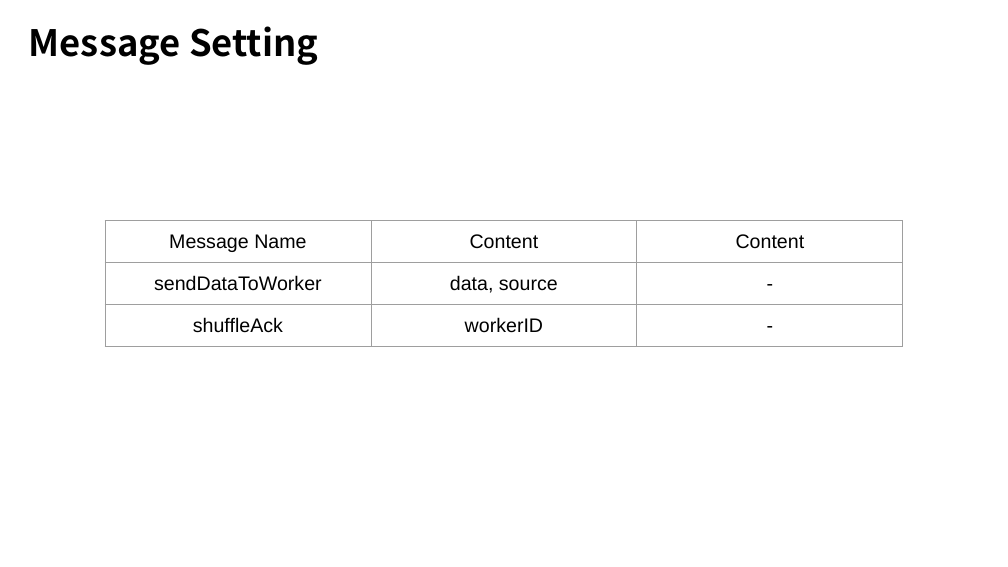
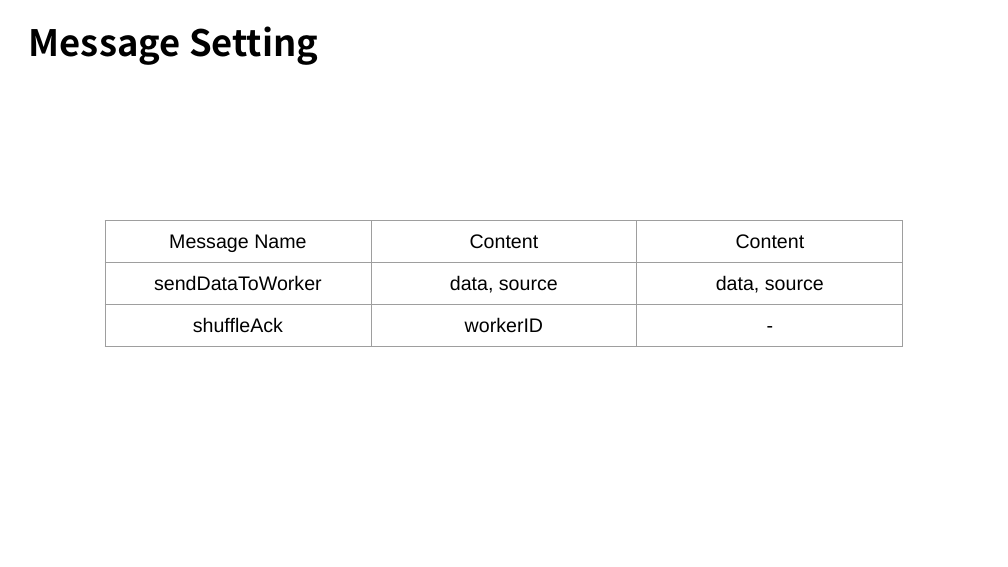
Before and after one commit to komseok0109/332project, a slide deck: slide 8 of documents/Progress_Presentation_team_White.pptx. Drawn at 1008x567 pixels with LibreOffice and Linux fonts; fonts in the diff are those of the drawing. Boxes give left, top, right and bottom in pixels: in the first picture for what was removed or moved away, otherwise in the second. Text is boxed around its words. In the diff, an @@ line names an element or a change of style, - is before the commit and + after.

```diff
--- a/documents/Progress_Presentation_team_White.pptx
+++ b/documents/Progress_Presentation_team_White.pptx
@@ table at (x1=105, y1=221, x2=903, y2=352) @@
-row 2, column 3: -
+row 2, column 3: data, source
```
Also in this commit, not shown: 2 other slides changed, 1 other file.
